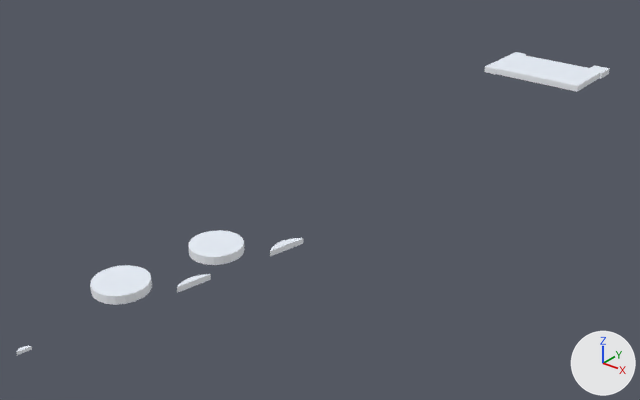
The FBX model SourceAssets/MPR/environment/SM_MPR_Env_Far_E_Buildings.fbx: old version first, new version second.
Both versions are drawn from a camera (50 mm lens) standing at (848.0, -889.0, 434.0) and looking at (234.0, -121.0, -42.0). Lighting does not change. The marker at lower right points along +X, +Y and +Z. The picture after the commit comes second. Vertices at exactly the same position are counted once.

In view in the first picture: 'SM_MPR_Env_Far_E_Buildings'.
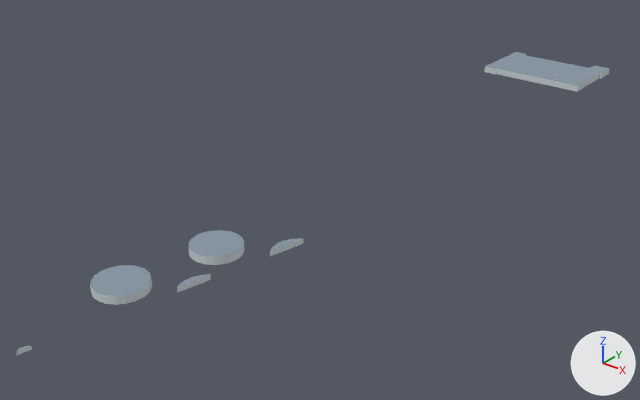
Location of each change, [x1, y1, x2, y2] in pixels of the pictures (640 x 400 px):
part 1 of me_sm_mpr_env_far_e_buildings, added
    after: [489, 52, 600, 86]
part 2 of me_sm_mpr_env_far_e_buildings, added
    after: [90, 230, 244, 296]
part 3 of me_sm_mpr_env_far_e_buildings, recoloured
    both: [17, 54, 609, 355]
part 4 of me_sm_mpr_env_far_e_buildings, recoloured
    both: [17, 52, 610, 352]

The change in detail:
Material 'M_MPR_Env_ContextTrim' (mat_m_mpr_env_contexttrim) is new.
Its base color is (0.39, 0.46, 0.5) (grey #a8b5bc).
Its roughness is 0.8.
Material 'M_MPR_Env_ContextRoof' (mat_m_mpr_env_contextroof) is new.
Its base color is (0.24, 0.31, 0.37) (greyish blue #8697a4).
Its roughness is 0.8.
Material 'M_MPR_Env_ContextWall' (mat_m_mpr_env_contextwall) is new.
Its base color is (0.6, 0.66, 0.69) (light grey #cbd4d8).
Its roughness is 0.8.
me_sm_mpr_env_far_e_buildings is used by ob_sm_mpr_env_far_e_buildings; location (0.0, 0.0, 0.0).
me_sm_mpr_env_far_e_buildings had 150 vertices, 138 faces and spanned x 198.0..358.0, y -573.0..459.0, z -1.0..8.0.
me_sm_mpr_env_far_e_buildings now has 782 vertices, 525 faces and spans x 198.0..358.0, y -573.0..459.0, z -1.0..8.0.
me_sm_mpr_env_far_e_buildings part 1: 312 vertices added at x 198.0..358.0, y 343.0..459.0, z -1.0..8.0.
me_sm_mpr_env_far_e_buildings part 2: 304 vertices added at x 233.0..307.0, y -478.0..-316.0, z 8.0.
me_sm_mpr_env_far_e_buildings part 3: 75 faces spanning x 198.0..358.0, y -573.0..459.0, z -1.0..8.0 switch from mat_m_mpr_env_buildings (white #f3f7fd) to mat_m_mpr_env_contextwall (light grey #cbd4d8).
me_sm_mpr_env_far_e_buildings part 4: 63 faces spanning x 198.0..358.0, y -573.0..459.0, z 2.0..8.0 switch from mat_m_mpr_env_roofs (white #eaf0f9) to mat_m_mpr_env_contextroof (greyish blue #8697a4).
Other edits to the shape of me_sm_mpr_env_far_e_buildings do not show in these pictures.
me_sm_mpr_env_far_e_buildings gains material mat_m_mpr_env_contexttrim (grey #a8b5bc).
